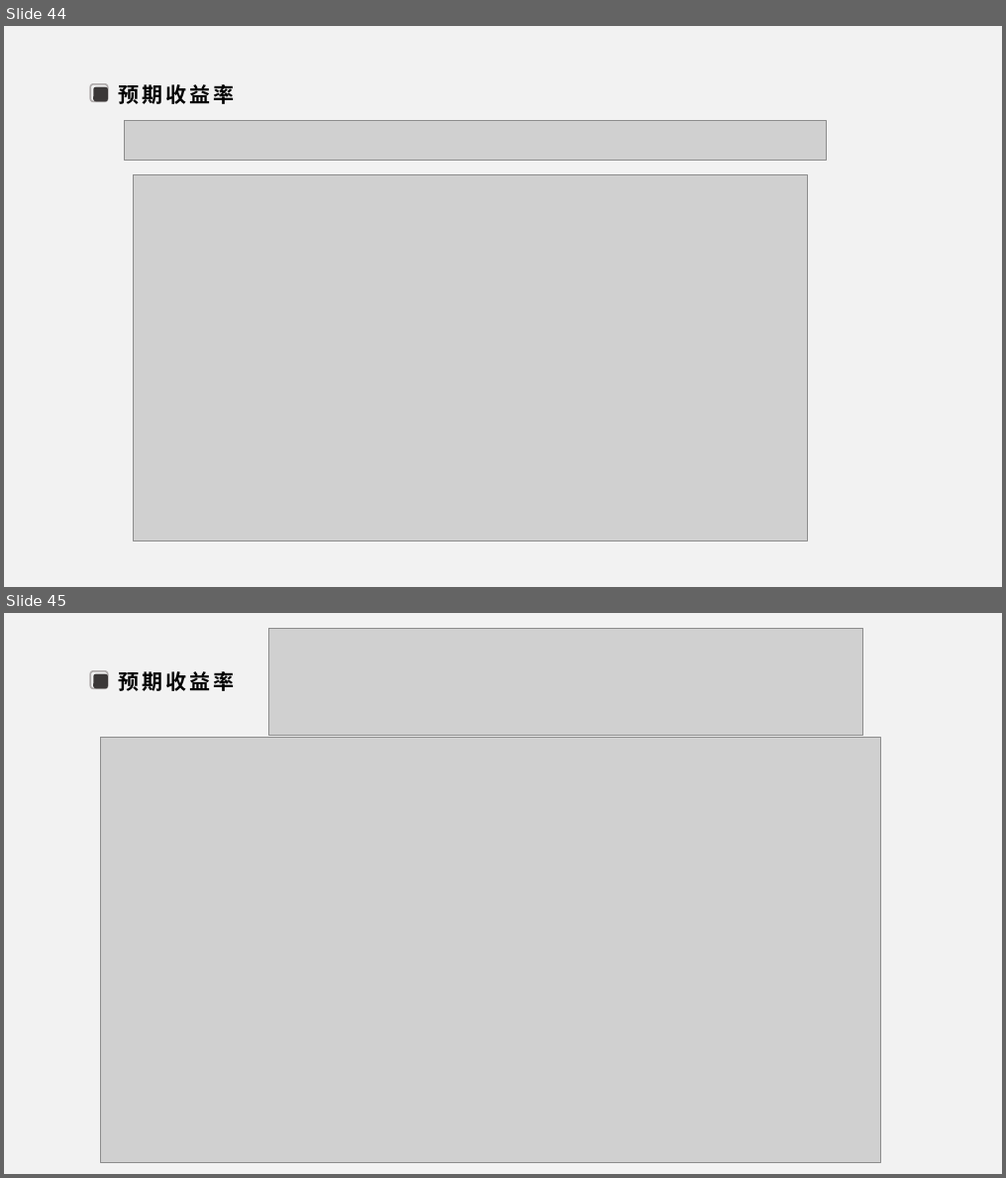
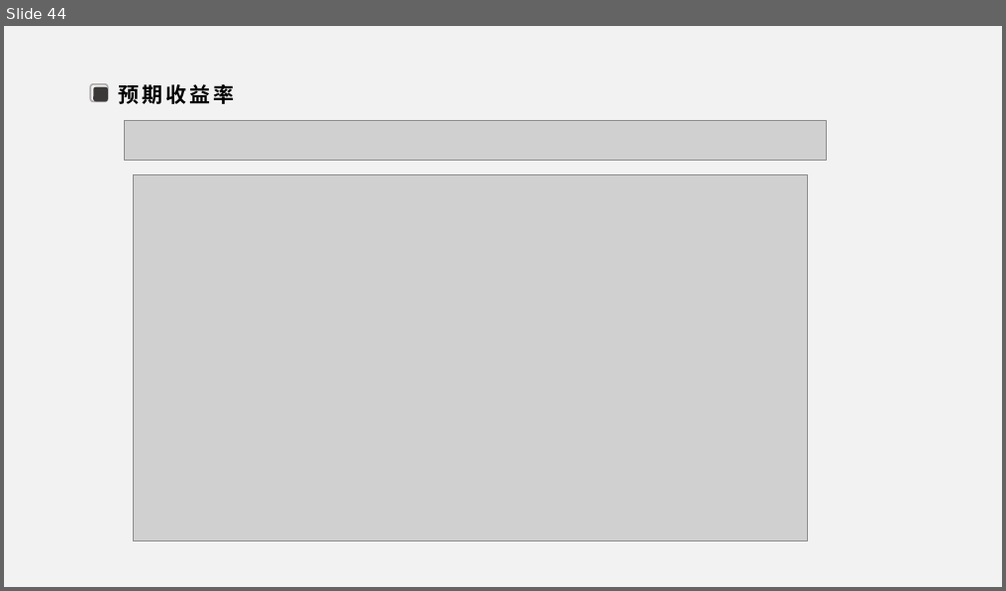
Before and after one commit to Astronecsys/Data_Analyst_FJNU, a slide deck: Presentations/Slice.pptx. Shown one above the other, each under a label of ours: slides 44 and 45 before the commit, slide 44 after it. The pictures are 1006x1178 and 1006x591 pixels, drawn with LibreOffice and Linux fonts; fonts in the diff are those of the drawing; grey boxes stand for pictures. Boxes give left, top, right and bottom in pixels: in the first picture for what was removed or moved away, otherwise in the second. Text is boxed around its words. In the diff, an @@ line names an element or a change of style, - is before the commit and + after.

```diff
--- a/Presentations/Slice.pptx
+++ b/Presentations/Slice.pptx
@@ slide 45 removed at box(4, 613, 1002, 1174), background #D6D6D6 @@
@@ picture removed at box(269, 628, 863, 735) @@
@@ rounded rectangle removed at box(90, 671, 107, 688) @@
@@ text removed at box(118, 671, 235, 691) @@
-预期收益率
@@ rounded rectangle removed at box(93, 674, 107, 688) @@
@@ picture removed at box(101, 738, 881, 1163) @@
```
Also in this commit, not shown: 47 other slides changed, 1 slide added, 1 other slide removed, 39 other files.
